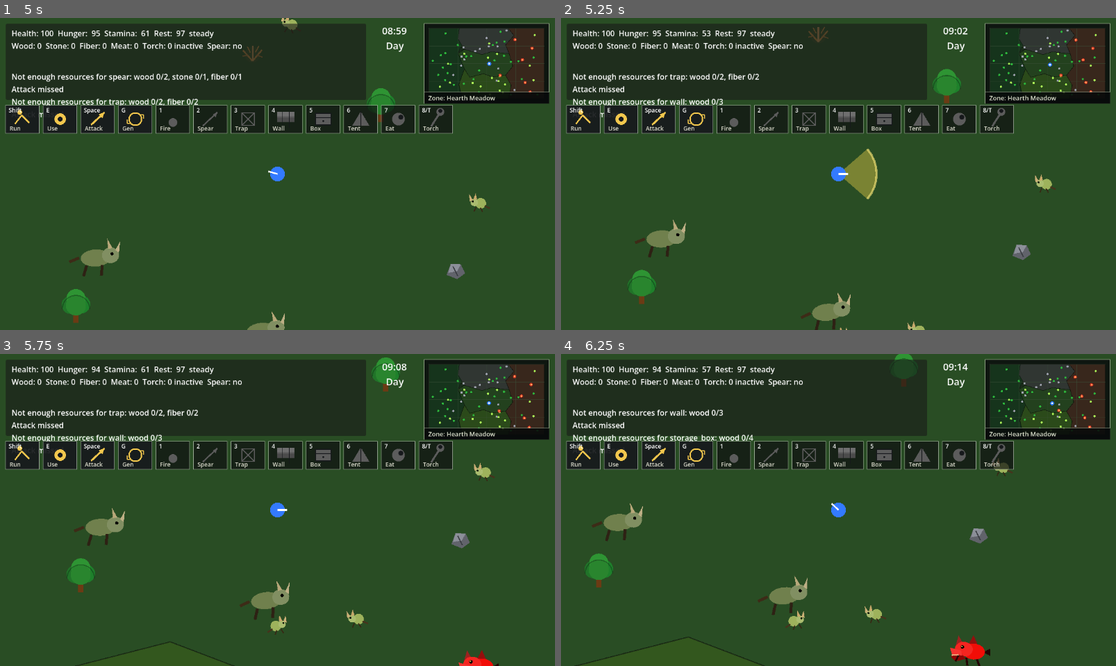
Above: before the commit, frames 1-4 (two rows, left to right).
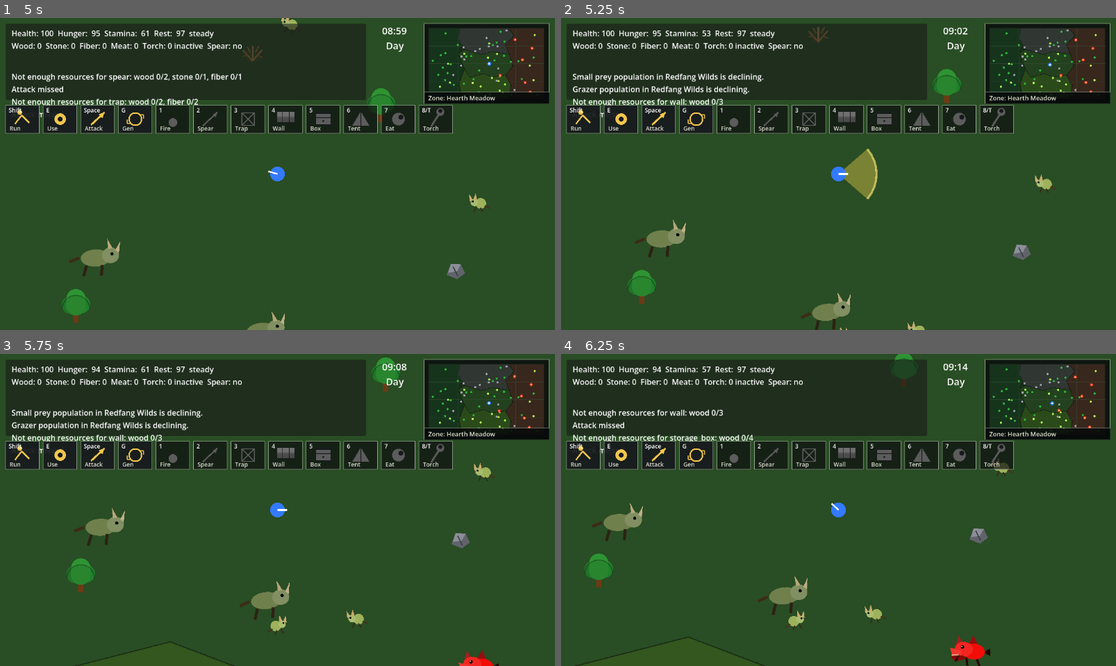
Above: after the commit, the same moments.

Repository: krisstoof/apex-shift-2d
Game: Godot game, scene res://scenes/main.tscn
Same seed, same stepped clock (60 frames per second), same inputs: the game is played once before the commit and once after it.
Inputs (mouse positions are in pixels of both pictures, inside the frame that each line leads up to):
- Up to frame 1 (5 s): tap Enter at 0.5 s; move the mouse to (399, 158) at 0.52 s; hold D (move_right) 0.53-1.28 s; hold Shift 0.53-1.28 s; click (399, 158) at 0.67 s; tap Space at 0.77, 1.52, 3.02, 3.77, 4.52 s; move the mouse to (166, 189) at 1.27 s; hold S (move_down) 1.28-2.03 s; tap E at 1.35 s; move the mouse to (333, 105) at 2.02 s; hold D (move_right) 2.03-2.78 s; tap G at 2.1 s; move the mouse to (249, 236) at 2.77 s; hold W (move_up) 2.78-3.53 s; tap 1 at 2.85 s; click (249, 236) at 2.92 s; move the mouse to (444, 220) at 3.52 s; hold A (move_left) from 3.53 s (still down); tap 2 at 3.6 s; move the mouse to (111, 127) at 4.27 s; tap 3 at 4.35 s
- Up to frame 2 (5.25 s): move the mouse to (866, 174) at 5.02 s; release A (move_left) at 5.03 s; hold S (move_down) from 5.03 s (still down); tap 4 at 5.1 s; click (866, 174) at 5.17 s
- Up to frame 3 (5.75 s): keep holding S (move_down)
- Up to frame 4 (6.25 s): move the mouse to (755, 432) at 5.77 s; release S (move_down) at 5.78 s; hold D (move_right) from 5.78 s (still down); tap 5 at 5.85 s; tap Space at 6.02 s

Frame 1 is identical in both runs. In frame 2, 0.8% of the frame differs, in the area x 2-37%, y 17-25%; in frame 3, 0.8%; in frame 4, nothing differs.

Commit message:
feature/#60 Add ecosystem HUD messages

Diff:
--- a/scripts/systems/ecosystem_director.gd
+++ b/scripts/systems/ecosystem_director.gd
@@ -26,6 +26,7 @@
 const GRAZER_NICHE_SHIFT_THRESHOLD := 0.45
 const GRAZER_DIET_SHIFT_RATE := 0.04
 const GRAZER_AGGRESSION_SHIFT_RATE := 0.015
+const POPULATION_DECLINE_EVENT_MIN_DELTA := 0.10
 
 var biome_states: Dictionary = {}
 var tick_timer := 0.0
@@ -175,6 +176,7 @@
 	grazer_delta -= predator_pressure * GRAZER_PREDATION_RATE
 	state["small_prey_population"] = clamp(small_prey_population + small_prey_delta, 0.0, MAX_SMALL_PREY_POPULATION)
 	state["grazer_population"] = clamp(grazer_population + grazer_delta, 0.0, MAX_GRAZER_POPULATION)
+	_emit_population_decline_events_if_needed(state, small_prey_population, grazer_population)
 
 
 func _get_state_biomass_percent(state: Dictionary) -> float:
@@ -199,6 +201,21 @@
 	if event_name.is_empty():
 		return
 	get_node("/root/EventBus").emit_game_event(event_name, state.duplicate(true))
+
+
+func _emit_population_decline_events_if_needed(state: Dictionary, previous_small_prey: float, previous_grazers: float) -> void:
+	var current_small_prey := float(state.get("small_prey_population", 0.0))
+	var current_grazers := float(state.get("grazer_population", 0.0))
+	if previous_small_prey - current_small_prey >= POPULATION_DECLINE_EVENT_MIN_DELTA:
+		var payload := state.duplicate(true)
+		payload["previous_population"] = previous_small_prey
+		payload["current_population"] = current_small_prey
+		get_node("/root/EventBus").emit_game_event("small_prey_population_declining", payload)
+	if previous_grazers - current_grazers >= POPULATION_DECLINE_EVENT_MIN_DELTA:
+		var payload := state.duplicate(true)
+		payload["previous_population"] = previous_grazers
+		payload["current_population"] = current_grazers
+		get_node("/root/EventBus").emit_game_event("grazer_population_declining", payload)
 
 
 func _on_game_event(event_name: String, payload: Dictionary) -> void:
--- a/scripts/ui/hud.gd
+++ b/scripts/ui/hud.gd
@@ -1,6 +1,7 @@
 extends CanvasLayer
 
 const WORLD_CONFIG := preload("res://scripts/world/world_config.gd")
+const ECOSYSTEM_MESSAGE_COOLDOWN_SECONDS := 30.0
 
 var player: Node
 var evolution_director: Node
@@ -11,6 +12,7 @@
 var map_screen_open := false
 var pause_menu_open := false
 var center_notification_time := 0.0
+var ecosystem_message_cooldowns: Dictionary = {}
 
 @onready var stats_label: Label = $Panel/StatsLabel
 @onready var prompt_label: Label = $Panel/PromptLabel
@@ -75,6 +77,8 @@
 func _on_game_event(event_name: String, payload: Dictionary) -> void:
 	if event_name == "center_notification":
 		_show_center_notification(str(payload.get("text", "")))
+		return
+	_show_ecosystem_message(event_name, payload)
 
 
 func _show_center_notification(text: String) -> void:
@@ -83,6 +87,50 @@
 	center_notification_label.text = text
 	center_notification_label.visible = true
 	center_notification_time = 2.0
+
+
+func _show_ecosystem_message(event_name: String, payload: Dictionary) -> void:
+	var message_text := _get_ecosystem_message(event_name, payload)
+	if message_text.is_empty():
+		return
+	var biome_id := str(payload.get("biome_id", "global"))
+	var cooldown_key := "%s:%s" % [event_name, biome_id]
+	var now_seconds := Time.get_ticks_msec() / 1000.0
+	var next_allowed := float(ecosystem_message_cooldowns.get(cooldown_key, 0.0))
+	if now_seconds < next_allowed:
+		return
+	ecosystem_message_cooldowns[cooldown_key] = now_seconds + ECOSYSTEM_MESSAGE_COOLDOWN_SECONDS
+	get_node("/root/EventBus").post_message(message_text)
+
+
+func _get_ecosystem_message(event_name: String, payload: Dictionary) -> String:
+	var biome_name := _get_ecosystem_biome_name(payload)
+	match event_name:
+		"ecosystem_biome_stressed":
+			return "Vegetation in %s is thinning." % biome_name
+		"ecosystem_biome_depleted":
+			return "Animals in %s have less food." % biome_name
+		"ecosystem_biome_collapsing":
+			return "Vegetation in %s is close to collapse." % biome_name
+		"grazer_niche_shifted":
+			return "Grazers in %s are starting to hunt smaller animals." % biome_name
+		"small_prey_population_declining":
+			return "Small prey population in %s is declining." % biome_name
+		"grazer_population_declining":
+			return "Grazer population in %s is declining." % biome_name
+	return ""
+
+
+func _get_ecosystem_biome_name(payload: Dictionary) -> String:
+	var biome_name := str(payload.get("name", ""))
+	if not biome_name.is_empty():
+		return biome_name
+	var biome_id := str(payload.get("biome_id", ""))
+	if ecosystem_director and ecosystem_director.has_method("get_biome_state"):
+		var state: Dictionary = ecosystem_director.get_biome_state(biome_id)
+		if not state.is_empty():
+			return str(state.get("name", biome_id))
+	return biome_id.capitalize() if not biome_id.is_empty() else "the wilds"
 
 
 func _get_torch_status_text() -> String:
